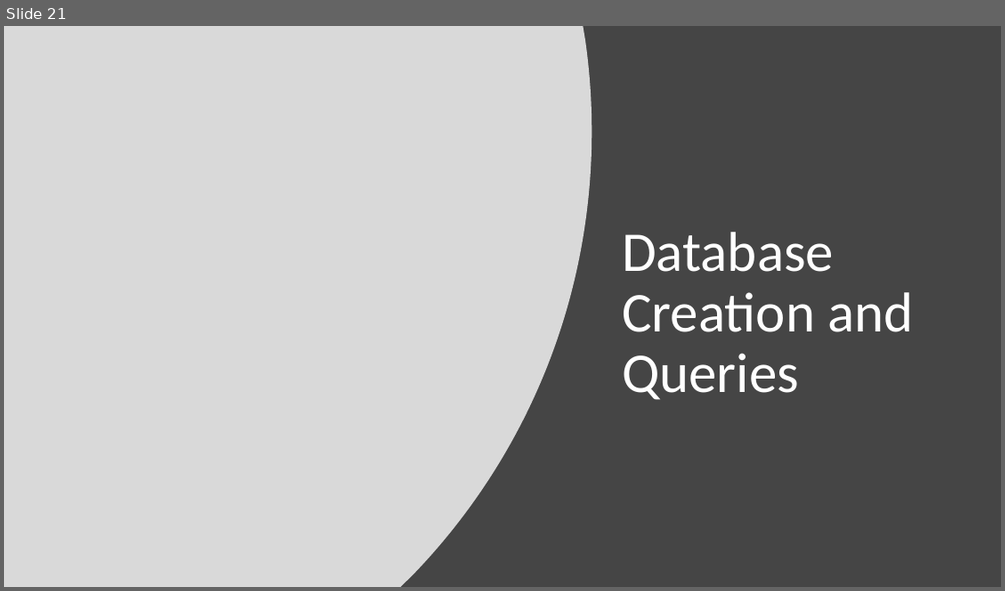
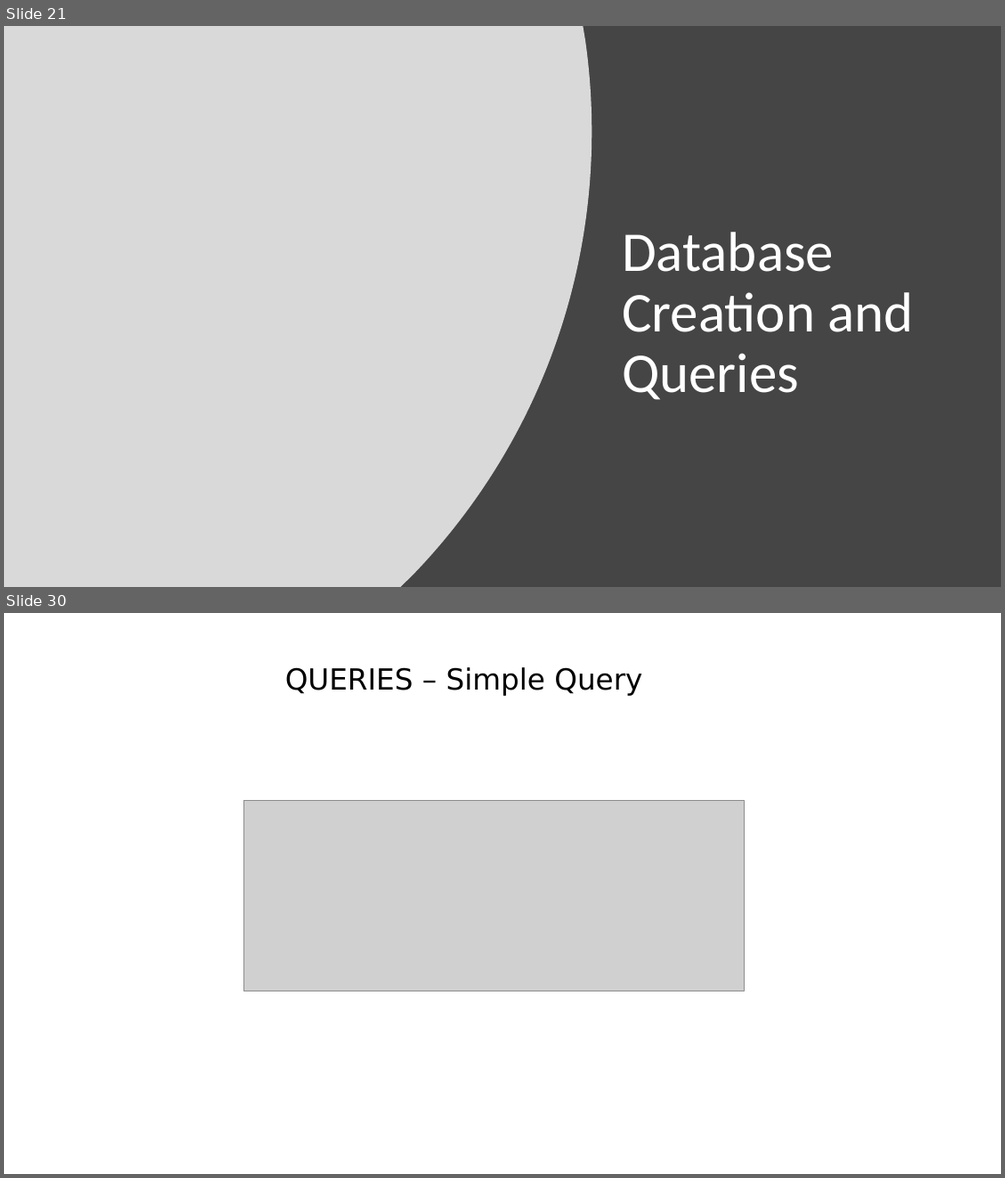
Before and after one commit to jameshutchy/Best-Practice-PHP, a slide deck: BCDE224 - Assessment 2 - James Hutchinson/BCDE244-Assesment 2 - James Hutchinson.pptx. Shown one above the other, each under a label of ours: slide 21 before the commit, slides 21 and 30 after it; the slides between them are not shown. The pictures are 1005x591 and 1005x1178 pixels, drawn with LibreOffice and Linux fonts; fonts in the diff are those of the drawing; grey boxes stand for pictures. Boxes give left, top, right and bottom in pixels: in the first picture for what was removed or moved away, otherwise in the second. Text is boxed around its words. In the diff, an @@ line names an element or a change of style, - is before the commit and + after.

```diff
--- a/BCDE224 - Assessment 2 - James Hutchinson/BCDE244-Assesment 2 - James Hutchinson.pptx
+++ b/BCDE224 - Assessment 2 - James Hutchinson/BCDE244-Assesment 2 - James Hutchinson.pptx
@@ slide 30 added at (4,613,1001,1174), background #FFFFFF @@
@@ text added at (285,667,642,696), 28 pt, text #000000 @@
+QUERIES – Simple Query
@@ picture added at (244,801,744,990) @@
```
Also in this commit, not shown: 9 slides changed, 20 other slides added, 1 slide removed, 10 other files.
